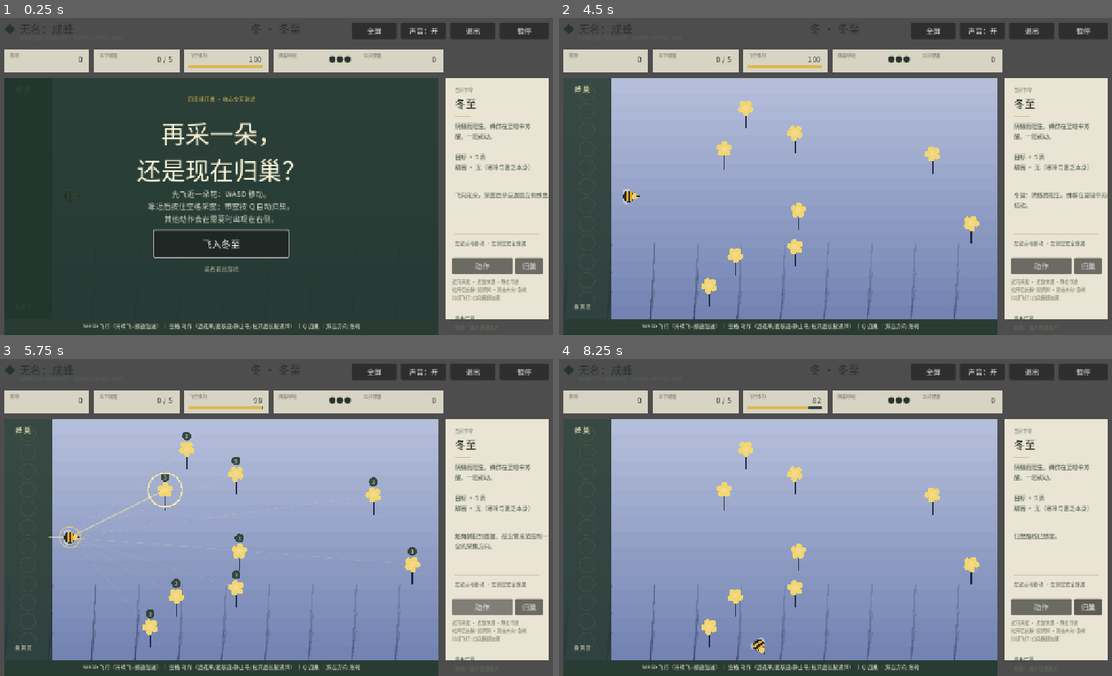
Above: before the commit, frames 1-4 (two rows, left to right).
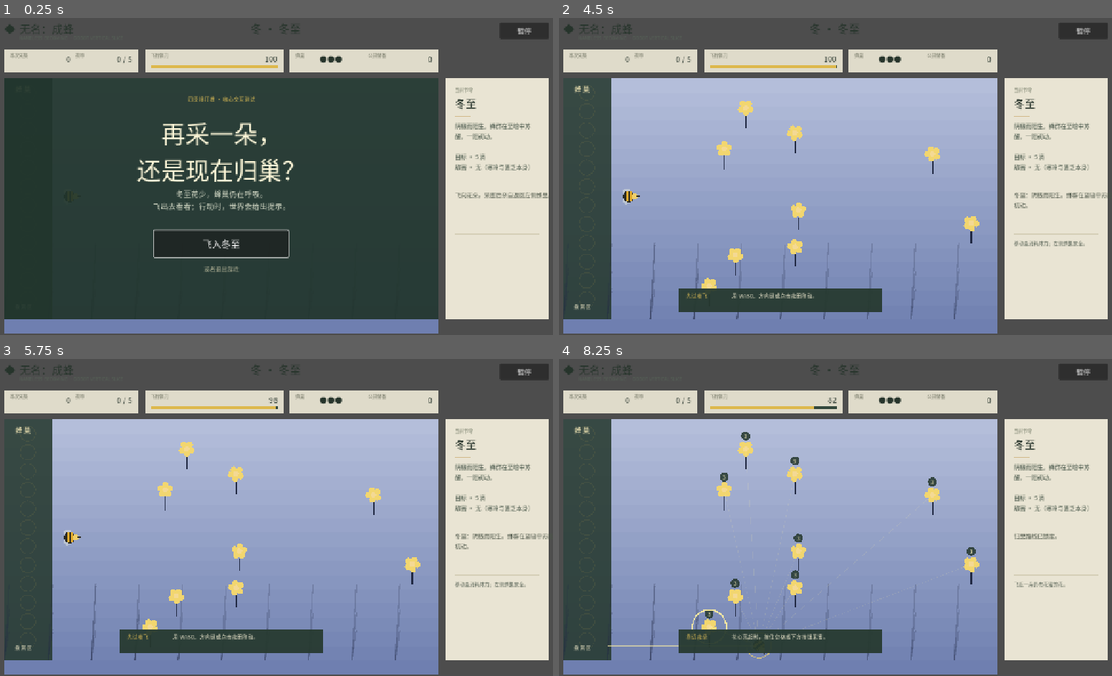
Above: after the commit, the same moments.

Repository: alanthssss/nameless-becoming
Game: Godot game, scene res://main.tscn
Same seed, same stepped clock (60 frames per second), same inputs: the game is played once before the commit and once after it.
Inputs (mouse positions are in pixels of both pictures, inside the frame that each line leads up to):
- Up to frame 1 (0.25 s): no input
- Up to frame 2 (4.5 s): click (935, 30) at 0.5 s, where only the run before the commit has a clickable "全屏"; click (935, 30) at 1.25 s, where only the run before the commit has a clickable "窗口化"; click "暂停" at 2 s; click (984, 30) at 2.75 s, where only the run before the commit has a clickable "声音：开"; click (984, 30) at 3.5 s, where only the run before the commit has a clickable "声音：关"; click "飞入冬至" at 4.25 s
- Up to frame 3 (5.75 s): click (481, 606) at 5 s, where only the run before the commit has a clickable "动作"
- Up to frame 4 (8.25 s): click (1089, 606) at 5.75 s, where only the run before the commit has a clickable "归巢"; tap Enter (ui_accept) at 6.5, 6.77, 7.07, 7.52, 7.82 s; move the mouse to (962, 498) at 6.52 s; hold D (move_right) 6.53-7.28 s; hold Space (action) 6.53-7.28 s; click (962, 498) at 6.67 s; tap Q (return_hive) at 6.8, 7.35 s; move the mouse to (719, 530) at 7.27 s; hold S (move_down) 7.28-8.03 s; click (719, 530) at 7.42 s; tap Space (action) at 7.55 s; move the mouse to (890, 444) at 8.02 s; hold D (move_right) from 8.03 s (still down); hold Space (action) from 8.03 s (still down); click (890, 444) at 8.17 s

The runs differ from the first frame. In frame 1, 8.4% of the frame differs, in the area x 0-99%, y 1-100%; in frame 2, 10%; in frame 3, 11%, in the area x 0-100%, y 1-100%; in frame 4, 10%.

Commit message:
feat(ux): introduce progressive first-run guidance

Diff:
--- a/godot/scripts/main.gd
+++ b/godot/scripts/main.gd
@@ -111,7 +111,14 @@
 var pause_button: Button
 var fullscreen_button: Button
 var sound_button: Button
+var quit_button: Button
 var sense_button: Button
+var return_button: Button
+var context_hint_label: Label
+var tutorial_panel: ColorRect
+var tutorial_title: Label
+var tutorial_body: Label
+var pause_system_buttons: Array[Button] = []
 var energy_bar: ColorRect
 var energy_bar_fill: ColorRect
 var season_label: Label
@@ -143,6 +150,9 @@
 var current_boss_index := 0
 var boss_afterimages: Array = []
 var preserve_warmth := false
+var tutorial_step := 0
+var tutorial_origin := Vector2.ZERO
+var tutorial_complete := false
 
 func _ready() -> void:
 	zh_font = load("res://fonts/NotoSansCJKsc-ProjectSubset.otf")
@@ -320,7 +330,7 @@
 	sound_button.size = Vector2(100, 36)
 	sound_button.pressed.connect(toggle_sound)
 	ui.add_child(sound_button)
-	var quit_button := Button.new()
+	quit_button = Button.new()
 	quit_button.text = "退出"
 	quit_button.position = Vector2(1030, 22)
 	quit_button.size = Vector2(100, 36)
@@ -332,24 +342,55 @@
 	pause_button.size = Vector2(110, 36)
 	pause_button.pressed.connect(toggle_pause)
 	ui.add_child(pause_button)
+	# System controls live behind pause; play keeps one pause entry.
+	fullscreen_button.visible = false
+	sound_button.visible = false
+	quit_button.visible = false
 	refresh_setting_labels()
 
-	carried_label = make_stat(ui, "携带", Vector2(34, 82))
-	delivered_label = make_stat(ui, "本节储蜜", Vector2(234, 82))
-	energy_label = make_stat(ui, "飞行体力", Vector2(434, 82))
+	# Three HUD groups: forage, flight, and hive.
+	var forage_panel := ColorRect.new()
+	forage_panel.color = Color("f3eedb", 0.88)
+	forage_panel.position = Vector2(34, 82)
+	forage_panel.size = Vector2(300, 50)
+	ui.add_child(forage_panel)
+	make_label(forage_panel, "本次采集", Vector2(12, 5), Vector2(90, 18), 10, Color("6d715f"))
+	carried_label = make_label(forage_panel, "0", Vector2(94, 8), Vector2(54, 30), 17, Color("26342b"))
+	carried_label.horizontal_alignment = HORIZONTAL_ALIGNMENT_RIGHT
+	make_label(forage_panel, "携带", Vector2(158, 5), Vector2(52, 18), 10, Color("6d715f"))
+	delivered_label = make_label(forage_panel, "0 / 5", Vector2(205, 8), Vector2(80, 30), 17, Color("26342b"))
+	delivered_label.horizontal_alignment = HORIZONTAL_ALIGNMENT_RIGHT
+
+	var flight_panel := ColorRect.new()
+	flight_panel.color = Color("f3eedb", 0.88)
+	flight_panel.position = Vector2(348, 82)
+	flight_panel.size = Vector2(310, 50)
+	ui.add_child(flight_panel)
+	make_label(flight_panel, "飞行体力", Vector2(12, 5), Vector2(90, 18), 10, Color("6d715f"))
+	energy_label = make_label(flight_panel, "100", Vector2(242, 7), Vector2(54, 25), 17, Color("26342b"))
+	energy_label.horizontal_alignment = HORIZONTAL_ALIGNMENT_RIGHT
 	energy_bar = ColorRect.new()
 	energy_bar.position = Vector2(12, 35)
-	energy_bar.size = Vector2(166, 6)
+	energy_bar.size = Vector2(284, 6)
 	energy_bar.color = Color("33483d")
-	energy_label.get_parent().add_child(energy_bar)
+	flight_panel.add_child(energy_bar)
 	energy_bar_fill = ColorRect.new()
-	energy_bar_fill.size = Vector2(166, 6)
+	energy_bar_fill.size = Vector2(284, 6)
 	energy_bar_fill.color = Color("ddb84c")
 	energy_bar.add_child(energy_bar_fill)
-	energy_change_label = make_label(energy_label.get_parent(), "", Vector2(50, 4), Vector2(48, 24), 12, Color("b34b3f"))
+	energy_change_label = make_label(flight_panel, "", Vector2(188, 4), Vector2(48, 24), 12, Color("b34b3f"))
 	energy_change_label.horizontal_alignment = HORIZONTAL_ALIGNMENT_RIGHT
-	hive_label = make_stat(ui, "蜂巢呼吸", Vector2(634, 82))
-	reserve_label = make_stat(ui, "公共储备", Vector2(824, 82))
+
+	var hive_panel := ColorRect.new()
+	hive_panel.color = Color("f3eedb", 0.88)
+	hive_panel.position = Vector2(672, 82)
+	hive_panel.size = Vector2(332, 50)
+	ui.add_child(hive_panel)
+	make_label(hive_panel, "蜂巢", Vector2(12, 5), Vector2(52, 18), 10, Color("6d715f"))
+	hive_label = make_label(hive_panel, "●●●", Vector2(66, 8), Vector2(92, 30), 17, Color("26342b"))
+	make_label(hive_panel, "公共储备", Vector2(174, 5), Vector2(72, 18), 10, Color("6d715f"))
+	reserve_label = make_label(hive_panel, "0", Vector2(260, 8), Vector2(58, 30), 17, Color("26342b"))
+	reserve_label.horizontal_alignment = HORIZONTAL_ALIGNMENT_RIGHT
 
 	var side := ColorRect.new()
 	side.color = Color("f3eedb", 0.94)
@@ -368,19 +409,17 @@
 	detail_label.autowrap_mode = TextServer.AUTOWRAP_WORD_SMART
 	message_label = make_label(side, message, Vector2(20, 250), Vector2(190, 88), 13, Color("4c5548"))
 	message_label.autowrap_mode = TextServer.AUTOWRAP_WORD_SMART
-	# 提示消息下方用一根更细的线把「输入层」和「行动层」分开
+	# The side rail exposes only the action valid in the current context.
 	var input_rule := ColorRect.new()
 	input_rule.color = Color("c7c0a4", 0.6)
 	input_rule.position = Vector2(20, 348)
 	input_rule.size = Vector2(190, 1)
 	side.add_child(input_rule)
-	make_label(side, "左键点地移动 · 左侧是安全蜂巢", Vector2(20, 360), Vector2(190, 28), 11, Color("556054"))
+	context_hint_label = make_label(side, "", Vector2(20, 360), Vector2(190, 32), 11, Color("556054"))
+	context_hint_label.autowrap_mode = TextServer.AUTOWRAP_WORD_SMART
 	# 情境动作按钮：近花=采蜜 / 近敌=惊退 / 静止=寻迹 / 长按携蜜=诱饵
 	sense_button = make_mouse_action(side, "动作", "action", Vector2(14, 402), true, Vector2(135, 36))
-	make_mouse_action(side, "归巢", "return_hive", Vector2(155, 402), false, Vector2(62, 36))
-	make_label(side, "近花采蜜 · 近敌惊退 · 静止寻迹", Vector2(14, 447), Vector2(200, 18), 10, Color("68705d"))
-	make_label(side, "松开后长按=投诱饵 · 双击方向=急转", Vector2(14, 465), Vector2(200, 18), 10, Color("68705d"))
-	make_label(side, "持续飞行=自动振翅加速", Vector2(14, 483), Vector2(200, 18), 10, Color("68705d"))
+	return_button = make_mouse_action(side, "归巢", "return_hive", Vector2(155, 402), false, Vector2(62, 36))
 	# 历史信息是跨 run 的持久状态，留给 HUD 侧栏底部常驻显示——属于状态不属于弹窗
 	var meter_rule := ColorRect.new()
 	meter_rule.color = Color("c7c0a4", 0.6)
@@ -391,15 +430,19 @@
 	runs_meter.autowrap_mode = TextServer.AUTOWRAP_WORD_SMART
 	runs_meter_farthest = make_label(side, "", Vector2(20, 548), Vector2(190, 18), 11, Color("68705d"))
 	runs_meter_farthest.autowrap_mode = TextServer.AUTOWRAP_WORD_SMART
+	runs_meter.visible = false
+	runs_meter_farthest.visible = false
 	refresh_runs_meter()
 
-	var tips_background := ColorRect.new()
-	tips_background.color = Color("26392f", 0.96)
-	tips_background.position = Vector2(34, 684)
-	tips_background.size = Vector2(970, 36)
-	ui.add_child(tips_background)
-	var tips := make_label(ui, "WASD 飞行（持续飞=振翅加速） ｜ 空格 动作（近花采/近敌退/静止寻/松开后长按诱饵） ｜ Q 归巢 ｜ 双击方向 急转", Vector2(34, 691), Vector2(970, 22), 12, Color("f7f0d5"))
-	tips.horizontal_alignment = HORIZONTAL_ALIGNMENT_CENTER
+	# Tutorial prompts are temporary and contextual, never a permanent key list.
+	tutorial_panel = ColorRect.new()
+	tutorial_panel.color = Color("26392f", 0.94)
+	tutorial_panel.position = Vector2(292, 616)
+	tutorial_panel.size = Vector2(454, 54)
+	ui.add_child(tutorial_panel)
+	tutorial_title = make_label(tutorial_panel, "", Vector2(16, 7), Vector2(120, 20), 12, Color("dfbd54"))
+	tutorial_body = make_label(tutorial_panel, "", Vector2(118, 7), Vector2(320, 38), 12, Color("f7f0d5"))
+	tutorial_body.autowrap_mode = TextServer.AUTOWRAP_WORD_SMART
 
 	overlay = ColorRect.new()
 	overlay.color = Color("21352c", 0.93)
@@ -429,6 +472,15 @@
 	secondary_link.pressed.connect(on_secondary_link)
 	secondary_link.visible = false
 	overlay.add_child(secondary_link)
+	for spec in [["全屏", toggle_fullscreen], ["声音", toggle_sound], ["退出", func(): get_tree().quit()]]:
+		var system_button := Button.new()
+		system_button.text = String(spec[0])
+		system_button.position = Vector2(262 + pause_system_buttons.size() * 150, 412)
+		system_button.size = Vector2(140, 38)
+		system_button.pressed.connect(spec[1])
+		system_button.visible = false
+		overlay.add_child(system_button)
+		pause_system_buttons.append(system_button)
 	# —— overlay 区以内的元素到此为止 ——升级卡片直接挂在 overlay 上
 	for i in 3:
 		var choice := Button.new()
@@ -515,10 +567,11 @@
 	bee.active = false
 	overlay.visible = true
 	overlay_title.text = "再采一朵，\n还是现在归巢？"
-	overlay_body.text = "先飞近一朵花：WASD 移动。\n靠近后按住空格采蜜；带蜜按 Q 自动归巢。\n其他动作会在需要时出现在右侧。"
+	overlay_body.text = "冬至花少，蜂巢仍在呼吸。\n飞出去看看；行动时，世界会给出提示。"
 	overlay_button.text = "飞入冬至"
 	overlay_button.visible = true
 	set_upgrade_buttons_visible(false)
+	set_pause_system_controls_visible(false)
 	set_secondary_link("或者退出游戏", true)
 	overlay_button.grab_focus()
 	refresh_runs_meter()
@@ -539,6 +592,8 @@
 	sting_cooldown_multiplier = 1.0
 	extra_nectar = 0
 	bee.reset_upgrades()
+	tutorial_step = 3 if tutorial_complete else 0
+	tutorial_origin = HIVE_RETURN_POS
 	if persistence_enabled:
 		save_manager.begin_run()
 	spawn_stage(0)
@@ -555,6 +610,7 @@
 	sound.set_season(season_index_of(index))
 	phase = "playing"
 	overlay.visible = false
+	set_pause_system_controls_visible(false)
 	# 蜂巢成长面板的 title/body 必须跟随 overlay 一起清空，
 	# 否则下一节令若再次让 overlay 可见（例如失律者战败），玩家会读到上一关
 	# 「XX 完成 · 蜂巢成长」的 stale 文案，把败北误判成「我在哪个选择升级」。
@@ -1775,16 +1831,14 @@
 	energy_label.text = str(roundi(bee.energy))
 	# 分母跟随实际上限（越冬抱团可把上限提到 100 以上），避免条提前满格
 	var energy_cap := maxf(100.0, energy_cap_override)
-	energy_bar_fill.size.x = 166.0 * clampf(bee.energy / energy_cap, 0.0, 1.0)
+	energy_bar_fill.size.x = 284.0 * clampf(bee.energy / energy_cap, 0.0, 1.0)
 	# 蜜囊续命提亮：让「这 30 点体力是吃掉一滴蜜换来的」在体力条上可见
 	if energy_bar_flash_time > 0.0:
 		energy_bar_fill.color = Color("ddb84c").lerp(Color("fff6cf"), clampf(energy_bar_flash_time * 1.8, 0.0, 1.0))
 	else:
 		energy_bar_fill.color = Color("ddb84c")
 	energy_change_label.modulate.a = clampf(energy_feedback_time * 2.0, 0.0, 1.0)
-	if sense_button:
-		sense_button.disabled = false
-		sense_button.text = "动作"
+	update_progressive_guidance()
 	hive_label.text = "●".repeat(maxi(0, hive_lives)) + "○".repeat(maxi(0, 3 - hive_lives))
 	# 扣命闪红：从红渐褪回白，与震动/音效一起把损失推到台前
 	if hive_flash_time > 0.0:
@@ -1888,6 +1942,7 @@
 		phase = paused_from_phase
 		bee.active = true
 		overlay.visible = false
+		set_pause_system_controls_visible(false)
 		pause_button.text = "暂停"
 		return
 	if phase != "playing" and phase != "boss":
@@ -1898,12 +1953,87 @@
 	overlay.visible = true
 	set_upgrade_buttons_visible(false)
 	overlay_title.text = "蜂翼暂歇"
-	overlay_body.text = "当前进度已自动保存。\n点击下方按钮继续，按 Esc 退出。"
+	overlay_body.text = "游戏过程已经停下。\n可在这里调整显示和声音，或退出游戏。"
 	overlay_button.visible = true
 	overlay_button.text = "继续出巢"
-	set_secondary_link("或者退出游戏", true)
+	set_secondary_link("", false)
+	set_pause_system_controls_visible(true)
 	overlay_button.grab_focus()
 	pause_button.text = "继续"
+
+func set_pause_system_controls_visible(visible: bool) -> void:
+	for button in pause_system_buttons:
+		button.visible = visible
+	if visible and pause_system_buttons.size() >= 2:
+		pause_system_buttons[0].text = "窗口化" if save_manager.fullscreen else "全屏"
+		pause_system_buttons[1].text = "声音：开" if save_manager.sound_enabled else "声音：关"
+
+# First-run state machine: move -> harvest -> return -> free play.
+func update_progressive_guidance() -> void:
+	if tutorial_panel == null or sense_button == null or return_button == null:
+		return
+	if phase == "boss":
+		tutorial_panel.visible = false
+		sense_button.visible = true
+		sense_button.text = "调律"
+		return_button.visible = false
+		context_hint_label.text = "引向共鸣点，靠近后震翼调律。"
+		return
+	if phase != "playing":
+		tutorial_panel.visible = false
+		sense_button.visible = false
+		return_button.visible = false
+		return
+	if stage_index == 0 and not tutorial_complete:
+		if tutorial_step == 0 and bee.position.distance_to(tutorial_origin) >= 64.0:
+			tutorial_step = 1
+		elif tutorial_step == 1 and carried > 0:
+			tutorial_step = 2
+		elif tutorial_step == 2 and delivered > 0:
+			tutorial_step = 3
+			tutorial_complete = true
+			message = "第一次采集完成。接下来由花香、敌害和体力引导你的判断。"
+		tutorial_panel.visible = tutorial_step < 3
+		return_button.visible = tutorial_step == 2
+		match tutorial_step:
+			0:
+				tutorial_title.text = "先试着飞"
+				tutorial_body.text = "用 WASD、方向键或点击花田移动。"
+				context_hint_label.text = "移动会消耗体力；左侧蜂巢安全。"
+				sense_button.visible = false
+			1:
+				var near_flower := nearest_flower(46.0) >= 0
+				tutorial_title.text = "靠近花朵"
+				tutorial_body.text = "花心亮起时，按住空格或下方按钮采蜜。"
+				context_hint_label.text = "已经靠近：按住采蜜。" if near_flower else "飞近一朵仍有花蜜的花。"
+				sense_button.visible = near_flower
+				sense_button.text = "按住采蜜"
+			2:
+				tutorial_title.text = "把蜜带回去"
+				tutorial_body.text = "按 Q 或右侧“归巢”；蜜存入蜂巢才算收获。"
+				context_hint_label.text = "归巢路线会自动锁定左侧蜂巢。"
+				sense_button.visible = false
+		return
+
+	tutorial_panel.visible = false
+	var nearby := nearest_flower(46.0)
+	var near_enemy := _nearest_enemy_distance() < sting_range
+	var is_still := bee.velocity.length_squared() < 4.0 and not bee.has_target
+	return_button.visible = carried > 0
+	sense_button.visible = nearby >= 0 or near_enemy or is_still
+	if near_enemy and nearby < 0:
+		sense_button.text = "惊退"
+		context_hint_label.text = "敌害逼近：及时惊退或绕开。"
+	elif nearby >= 0:
+		sense_button.text = "按住采蜜"
+		context_hint_label.text = "花心亮起：可以采蜜。"
+	elif is_still:
+		sense_button.text = "寻迹"
+		context_hint_label.text = "停稳后可感知花源与敌害。"
+	elif carried > 0:
+		context_hint_label.text = "继续寻找，或带着收获归巢。"
+	else:
+		context_hint_label.text = "飞近环境目标后，动作才会出现。"
 
 func toggle_fullscreen() -> void:
 	save_manager.fullscreen = not save_manager.fullscreen
@@ -1925,6 +2055,8 @@
 		fullscreen_button.text = "窗口化" if save_manager.fullscreen else "全屏"
 	if sound_button:
 		sound_button.text = "声音：开" if save_manager.sound_enabled else "声音：关"
+	if phase == "paused":
+		set_pause_system_controls_visible(true)
 
 func progress_name() -> String:
 	if not stages.is_empty() and save_manager.best_stage >= stages.size():
--- a/godot/tests/flow_test.gd
+++ b/godot/tests/flow_test.gd
@@ -17,6 +17,20 @@
 	game.persistence_enabled = false
 	game.start_game()
 	expect(game.phase == "playing" and game.stage_index == 0, "新循环未进入冬至")
+	expect(game.tutorial_step == 0 and game.tutorial_panel.visible, "首局没有从单一步骤的移动教学开始")
+	expect(not game.fullscreen_button.visible and not game.sound_button.visible and not game.quit_button.visible, "系统级操作仍常驻在游戏过程界面")
+	expect(not game.sense_button.visible and not game.return_button.visible, "尚未行动时提前展示了采蜜或归巢")
+	game.bee.position = game.tutorial_origin + Vector2(70, 0)
+	game.update_progressive_guidance()
+	expect(game.tutorial_step == 1, "移动完成后没有进入采蜜教学")
+	game.carried = 1
+	game.update_progressive_guidance()
+	expect(game.tutorial_step == 2 and game.return_button.visible, "采到第一滴后没有出现归巢教学")
+	game.delivered = 1
+	game.carried = 0
+	game.update_progressive_guidance()
+	expect(game.tutorial_step == 3 and game.tutorial_complete and not game.tutorial_panel.visible, "第一次存蜜后教学没有结束")
+	game.delivered = 0
 	var gathering_total := 0
 	for stage_index in 24:
 		# 正色节点（春分/夏至/秋分）是失律者关卡，没有采蜜数据
@@ -35,6 +49,8 @@
 	for boss_stage in [6, 12, 18]:
 		game.spawn_stage(boss_stage)
 		expect(game.phase == "boss" and game.stage_index == boss_stage, "正色节点 %d 未进入失律者关卡" % boss_stage)
+		game.update_progressive_guidance()
+		expect(game.sense_button.visible and game.sense_button.text == "调律" and not game.return_button.visible, "失律者关卡没有保留情境调律操作")
 		expect(String(game.current_boss_data.move_pattern) == pattern_by_boss[String(game.stages[boss_stage].boss)], "正色节点 %d 失律者移动模式错误" % boss_stage)
 		expect(game.tuning_blooms.size() == int(game.current_boss_data.bloom_count), "正色节点 %d 调律共鸣点数量错误" % boss_stage)
 	game.spawn_stage(0)
Binary file changed: godot/fonts/NotoSansCJKsc-ProjectSubset.otf
Not shown, changed: docs/BUILD_MANIFEST.md
Not shown, changed: docs/DEMO_TO_PLAYTEST_PLAN.md
Not shown, changed: docs/DESIGN_DISCUSSION_LOG.md
Not shown, changed: docs/PROJECT_LOG.md
Not shown, added: docs/design/ux-onboarding-direction.md
Not shown, changed: docs/design/visual-audio-direction.md
